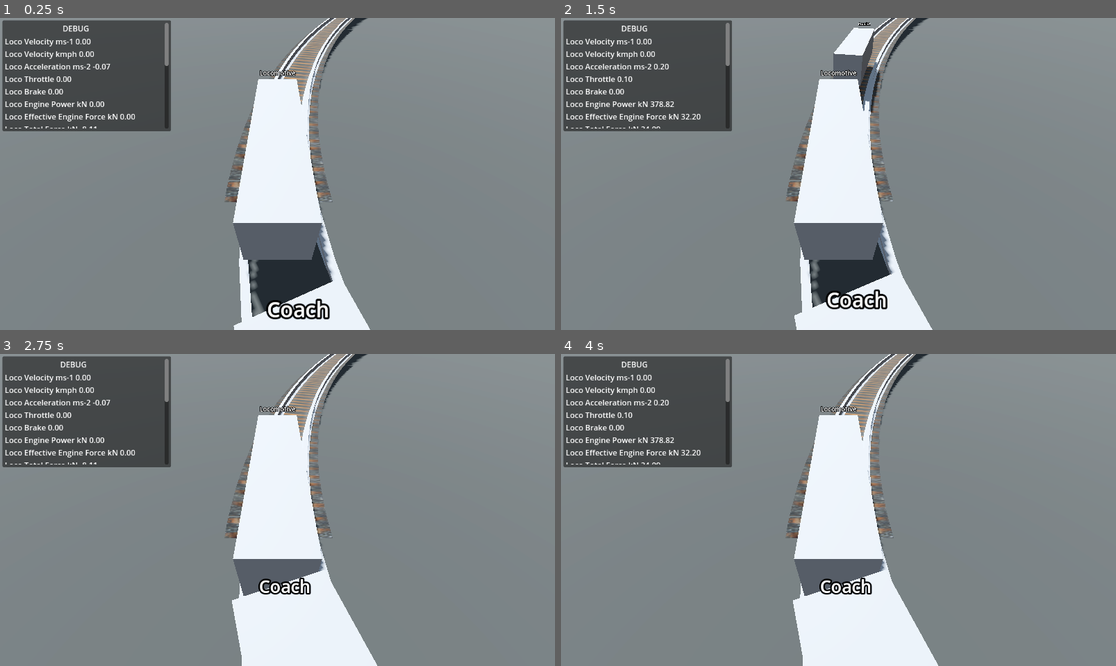
Above: before the commit, frames 1-4 (two rows, left to right).
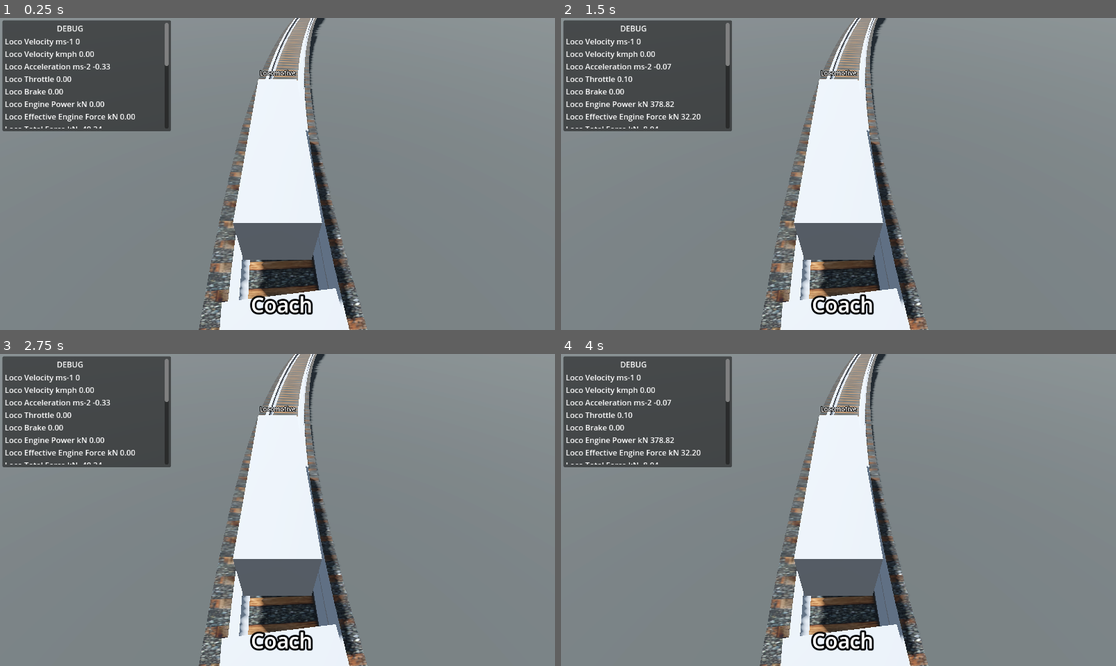
Above: after the commit, the same moments.

Repository: sairam4123/new-train-sim-project
Game: Godot game, scene res://world.tscn
The game is run twice, just before and just after one commit, with the same random seed, the same clock (stepped at 60 frames per second) and the same inputs.
Inputs:
- Up to frame 1 (0.25 s): no input
- Up to frame 2 (1.5 s): tap Enter at 0.5 s; hold D 0.53-1.28 s; hold A from 1.28 s (still down)
- Up to frame 3 (2.75 s): tap Space at 2 s; release A at 2.03 s; hold D from 2.03 s (still down)
- Up to frame 4 (4 s): tap Enter at 2.75 s; tap Space at 3.5 s; release D at 3.53 s; hold A from 3.53 s (still down)

The runs differ from the first frame. In frame 1, 7.7% of the frame differs, in the area x 10-67%, y 0-100%; in frame 2, 7.7%; in frame 3, 8.6%; in frame 4, 8.6%, in the area x 10-68%, y 0-100%.

Commit message:
Changes for coupling

Diff:
--- a/rail_wagon_3d.gd
+++ b/rail_wagon_3d.gd
@@ -35,28 +35,28 @@
 	var net_forces = long_forces + coup_forces
 	var acceleration = net_forces / mass_kg
 	velocity += acceleration * delta
-	velocity = max(velocity, 1e-6)
+	#velocity = max(velocity, 1e-6)
+	velocity = max(velocity, 0)
 	progress += velocity * delta
 
 func _update_coupling_forces(delta: float) -> float:
 	var force = 0.0
 
-	var k = 10_000.0  # Reduced spring constant (N/m)
-	var c = 500.0    # Reduced damping coefficient (N·s/m)
-	var rest_length = 20.0  # Rest length of the coupler (m)
+	var k = 500_000.0  # Reduced spring constant (N/m)
+	var c = 1_000.0    # Reduced damping coefficient (N·s/m)
+	var rest_length = 5.0  # Rest length of the coupler (m)
 
 	# Calculate forces from the previous coach
 	if prev_coach:
-		var displacement = progress - prev_coach.progress - rest_length
+		var displacement = prev_coach.progress - progress - rest_length
 		var relative_velocity = velocity - prev_coach.velocity
-		force += -k * displacement - c * relative_velocity
+		force -= -k * displacement - c * relative_velocity
 
 	# Calculate forces from the next coach
 	if next_coach:
-		var displacement = next_coach.progress - progress - rest_length
+		var displacement = progress - next_coach.progress - rest_length
 		var relative_velocity = next_coach.velocity - velocity
 		force += -k * displacement - c * relative_velocity
-
 
 	# Clamp velocity to prevent runaway values
 	#velocity = clamp(velocity, -100.0, 100.0)  # Adjust limits as needed
@@ -79,7 +79,6 @@
 	else:
 		# Dynamic case: power-limited tractive effort
 		engine_force = min(effective_power / abs(velocity), starting_tractive_effort)
-
 	var braking_force: float
 	var is_stationary = is_zero_approx(velocity)
 	if is_stationary:
@@ -103,7 +102,6 @@
 	effective_force = total_force
 
 	var acceleration = total_force / mass_kg
-
 
 	if !is_zero_approx(power_efficiency):
 		DebugLog.debug("Velocity ms-1", velocity, name)
--- a/world.tscn
+++ b/world.tscn
@@ -53,7 +53,8 @@
 bake_curvature = true
 
 [node name="Loco" type="PathFollow3D" parent="RailPath" node_paths=PackedStringArray("next_coach")]
-transform = Transform3D(0.507157, -0.0205626, -0.861608, -9.31323e-10, 0.999701, -0.0238589, 0.861854, 0.0121, 0.507012, -405.423, 1.12469, -407.22)
+transform = Transform3D(0.240775, -0.0303792, -0.970104, -0.00824404, 0.999361, -0.0333445, 0.970546, 0.0160253, 0.240382, -396.121, 1.42221, -410.753)
+progress = 10.0
 v_offset = 1.125
 script = ExtResource("2_aqk2v")
 mass_kg = 123000.0
@@ -64,8 +65,8 @@
 remote_path = NodePath("../../../Train/Locomotive")
 
 [node name="Coach1" type="PathFollow3D" parent="RailPath" node_paths=PackedStringArray("prev_coach", "next_coach")]
-transform = Transform3D(0.781438, -0.0187403, -0.623698, 0.00802639, 0.999751, -0.0199841, 0.623929, 0.0106102, 0.781406, -409.2, 1.01347, -403.986)
-progress = 2854.19
+transform = Transform3D(0.344055, -0.0268308, -0.938563, -0.00485753, 0.999497, -0.0303549, 0.938936, 0.0150025, 0.343761, -400.9, 1.26217, -409.312)
+progress = 5.0
 v_offset = 1.125
 script = ExtResource("2_aqk2v")
 power_output_hp = 0.0
@@ -78,8 +79,7 @@
 remote_path = NodePath("../../../Train/Coach")
 
 [node name="Coach2" type="PathFollow3D" parent="RailPath" node_paths=PackedStringArray("prev_coach")]
-transform = Transform3D(0.957672, -0.0175196, -0.287313, 0.0143596, 0.999777, -0.013104, 0.28749, 0.0084234, 0.95774, -411.602, 0.925661, -399.315)
-progress = 2848.9
+transform = Transform3D(0.507155, -0.020562, -0.861601, -9.31318e-10, 0.999667, -0.0238588, 0.861849, 0.0120997, 0.50701, -405.423, 1.12469, -407.22)
 v_offset = 1.125
 script = ExtResource("2_aqk2v")
 power_output_hp = 0.0
@@ -93,13 +93,13 @@
 [node name="Train" type="Node3D" parent="."]
 
 [node name="Locomotive" parent="Train" instance=ExtResource("2_tlwt5")]
-transform = Transform3D(0.507157, -0.0205626, -0.861608, -9.31323e-10, 0.999701, -0.0238589, 0.861854, 0.0121, 0.507012, -405.423, 1.13469, -407.22)
+transform = Transform3D(0.240775, -0.0303792, -0.970104, -0.00824404, 0.999361, -0.0333445, 0.970546, 0.0160253, 0.240382, -396.121, 1.43221, -410.753)
 
 [node name="Coach" parent="Train" instance=ExtResource("2_tlwt5")]
-transform = Transform3D(0.781438, -0.0187403, -0.623698, 0.00802639, 0.999751, -0.0199841, 0.623929, 0.0106102, 0.781406, -409.2, 1.02347, -403.986)
+transform = Transform3D(0.344055, -0.0268308, -0.938563, -0.00485753, 0.999497, -0.0303549, 0.938936, 0.0150025, 0.343761, -400.9, 1.27217, -409.312)
 
 [node name="Coach2" parent="Train" instance=ExtResource("2_tlwt5")]
-transform = Transform3D(0.957672, -0.0175196, -0.287313, 0.0143596, 0.999777, -0.013104, 0.28749, 0.0084234, 0.95774, -411.602, 0.935661, -399.315)
+transform = Transform3D(0.507155, -0.020562, -0.861601, -9.31318e-10, 0.999667, -0.0238588, 0.861849, 0.0120997, 0.50701, -405.423, 1.13469, -407.22)
 
 [node name="CanvasLayer" type="CanvasLayer" parent="."]
 
Not shown: 1 places in world.tscn that only renumber resources
